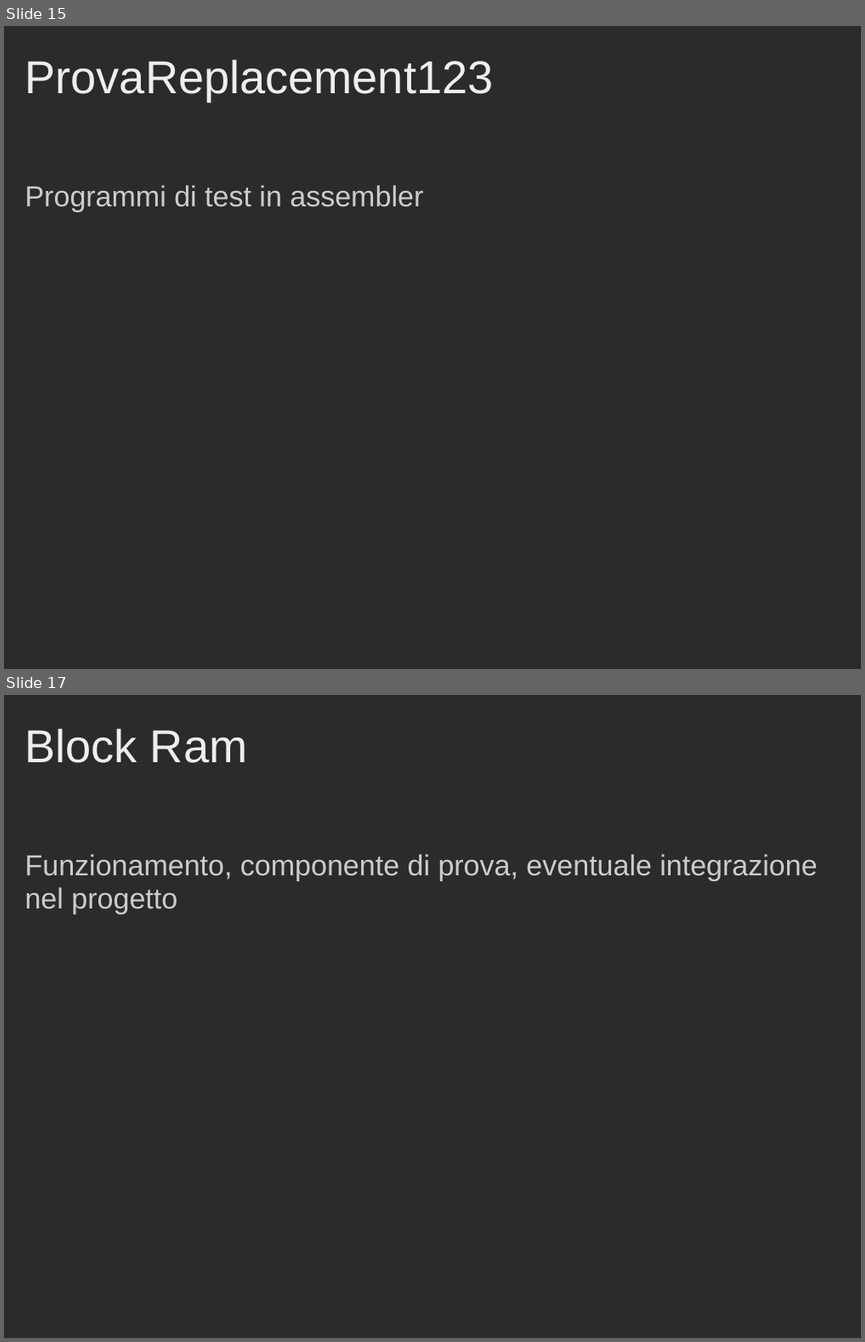
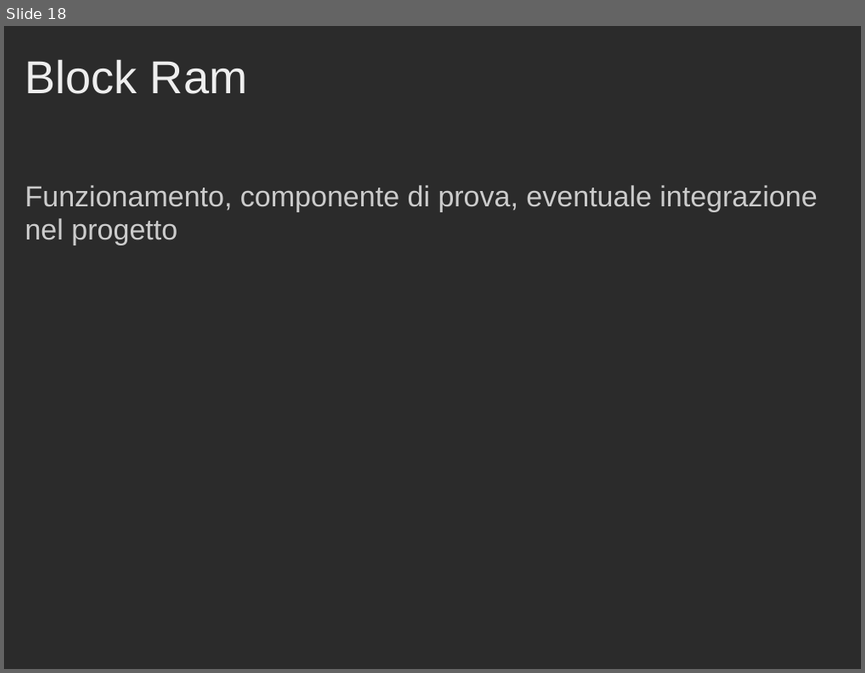
Before and after one commit to Muffo/dlxcache, a slide deck: Presentazione_Progetto_Cache.ppt. Shown one above the other, each under a label of ours: slides 15 and 17 before the commit, slide 18 after it; the slides between them are not shown. The pictures are 865x1342 and 865x673 pixels, drawn with LibreOffice and Linux fonts; fonts in the diff are those of the drawing; background and template pictures are left out; a plain dark background stands for a picture behind light text. Boxes give left, top, right and bottom in pixels: in the first picture for what was removed or moved away, otherwise in the second. Text is boxed around its words. In the diff, an @@ line names an element or a change of style, - is before the commit and + after.

```diff
--- a/Presentazione_Progetto_Cache.ppt
+++ b/Presentazione_Progetto_Cache.ppt
@@ slide 15 removed at [4, 26, 861, 669], background picture (left out) @@
@@ title removed at [25, 59, 494, 102] @@
-ProvaReplacement123
@@ text removed at [25, 185, 423, 212] @@
-Programmi di test in assembler
@@ what was slide 17 is now slide 18 @@
```
Also in this commit, not shown: 2 slides changed, 2 slides added.
